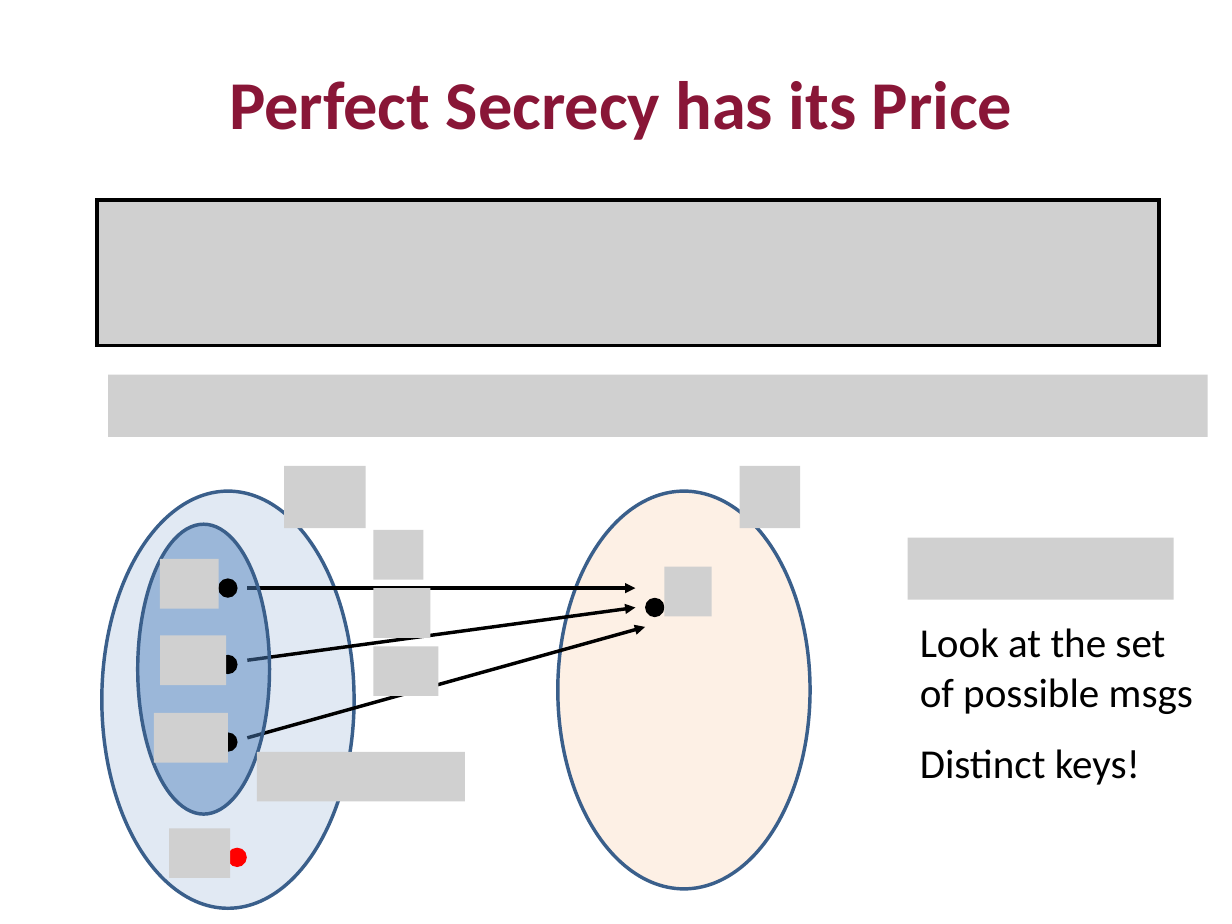
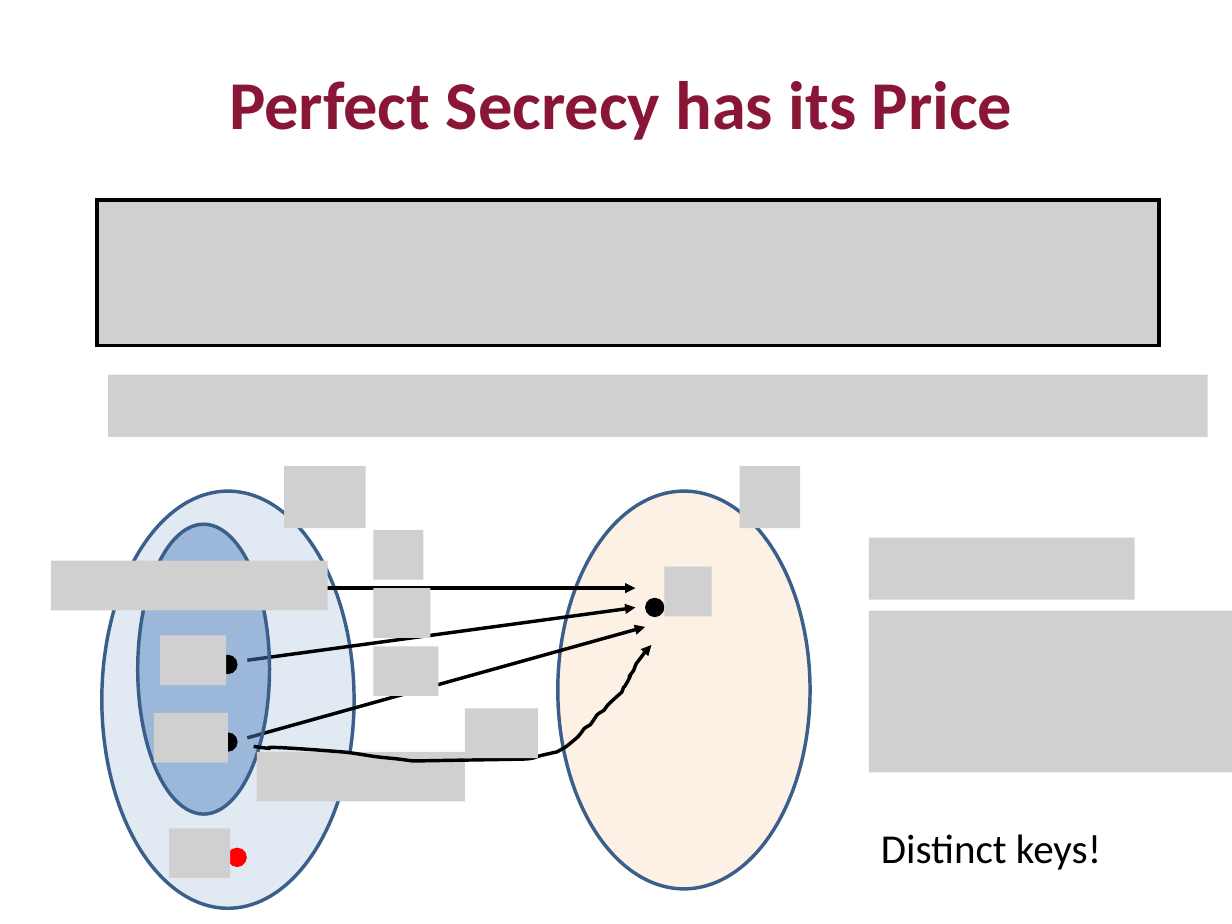
Before and after one commit to mit6875/mit6875.github.io, a slide deck: slide 33 of FA22SLIDES/lec1.pptx (slide 30 before the commit). Drawn at 1232x924 pixels with LibreOffice and Linux fonts; fonts in the diff are those of the drawing; grey boxes stand for pictures. Boxes give left, top, right and bottom in pixels: in the first picture for what was removed or moved away, otherwise in the second. Text is boxed around its words. In the diff, an @@ line names an element or a change of style, - is before the commit and + after.

Commit message:
Update lec1 slides

```diff
--- a/FA22SLIDES/lec1.pptx
+++ b/FA22SLIDES/lec1.pptx
@@ picture: place and size @@
-picture at (908, 537, 1174, 599)
+picture at (869, 537, 1135, 599)
@@ picture: place and size @@
-picture at (160, 559, 219, 609)
+picture at (51, 561, 328, 610)
@@ ellipse removed at (218, 578, 238, 598) @@
@@ picture added at (869, 611, 1232, 772) @@
@@ text removed at (920, 628, 1193, 714) @@
-Look at the set of possible msgs
@@ freeform shape added at (254, 646, 652, 761), outline #000000 2 pt @@
@@ picture added at (464, 708, 537, 758) @@
@@ text "Distinct keys!": place and size @@
-text "Distinct keys!" at (920, 749, 1140, 785)
+text "Distinct keys!" at (881, 834, 1101, 870)
```
Also in this commit, not shown: 4 other slides changed, 3 slides added, 1 other file.
